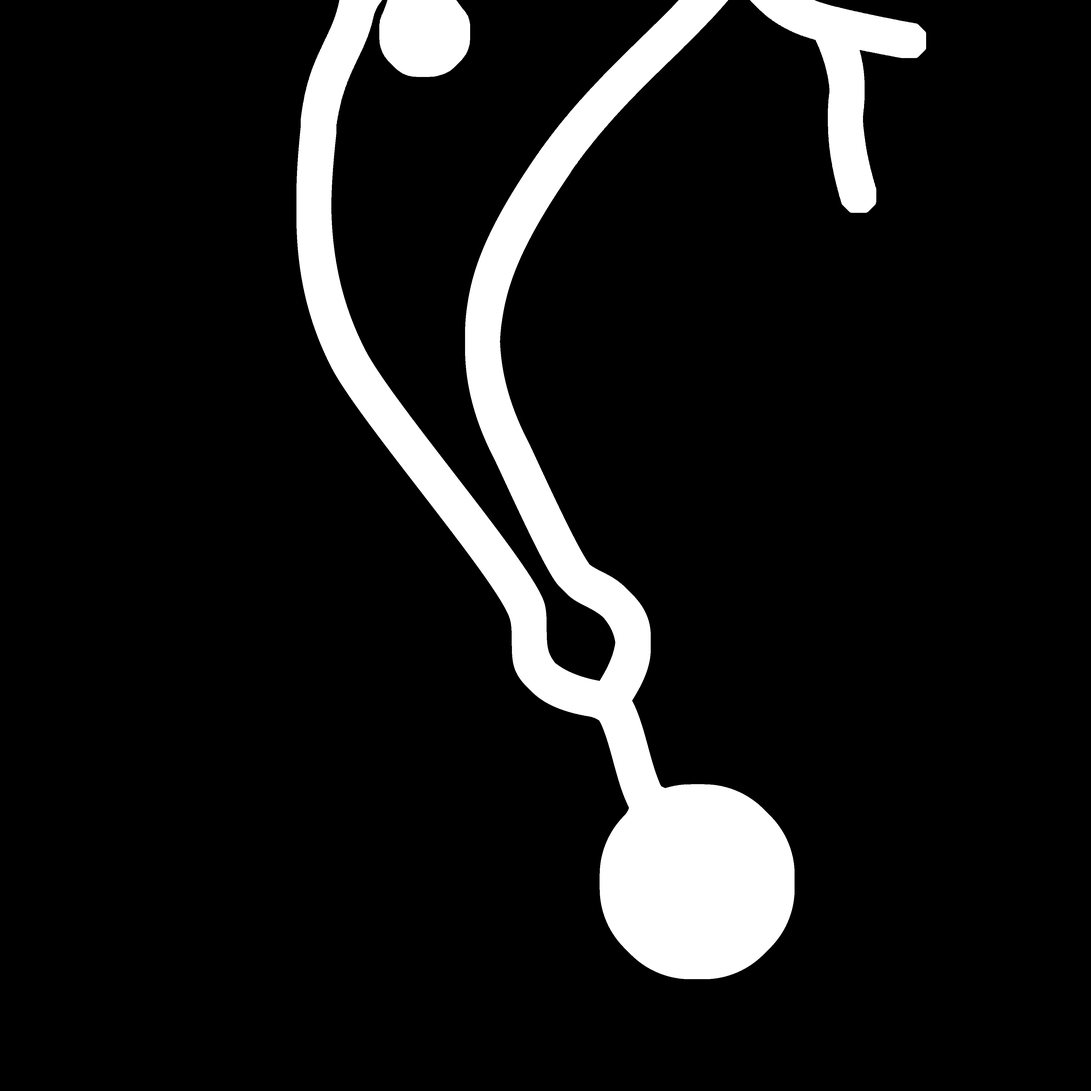
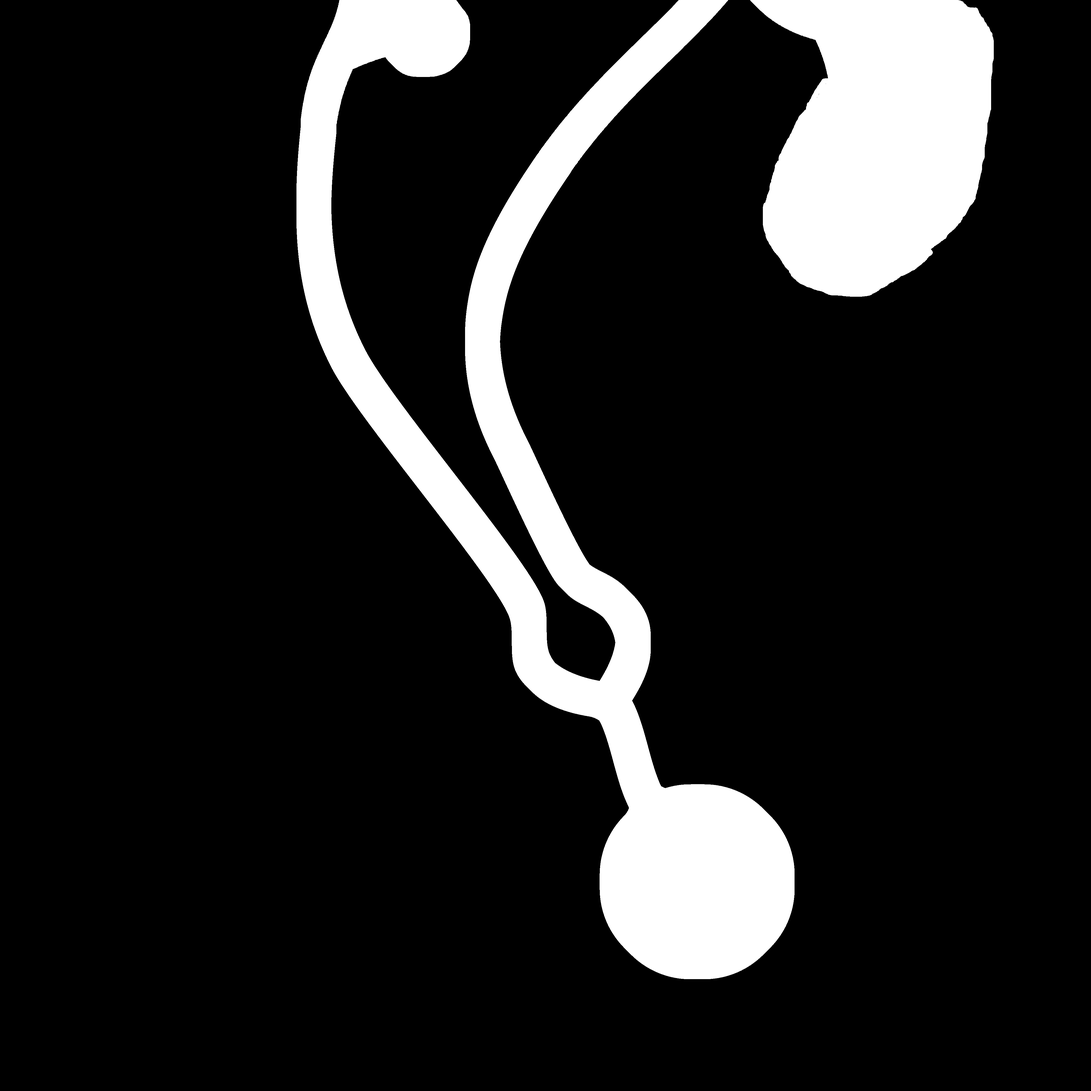
Layered file, before and after one edit (1091x1091). Changes by layer:
painted on "Layer 2" over [353, 0, 995, 297]
